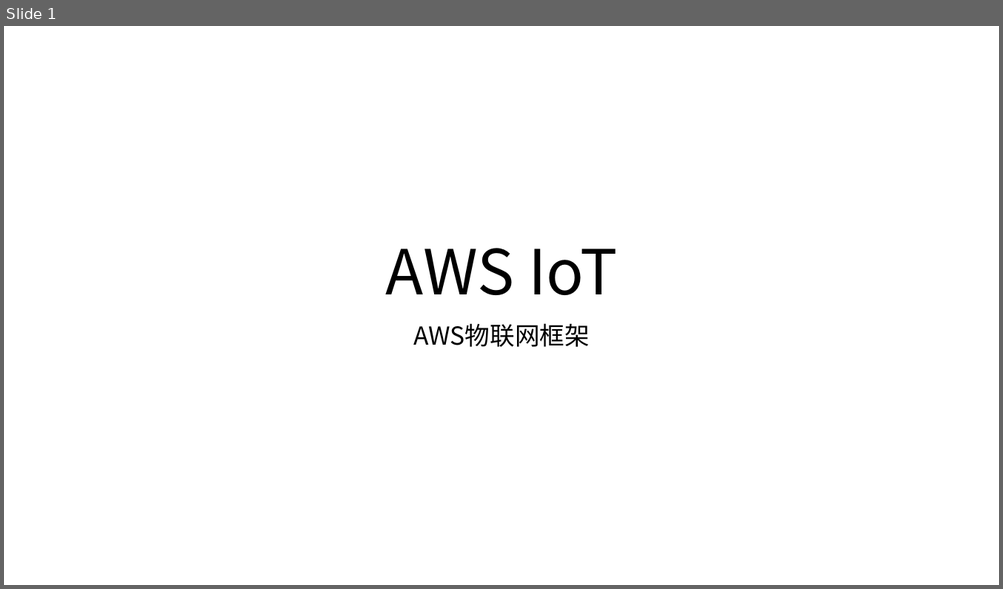
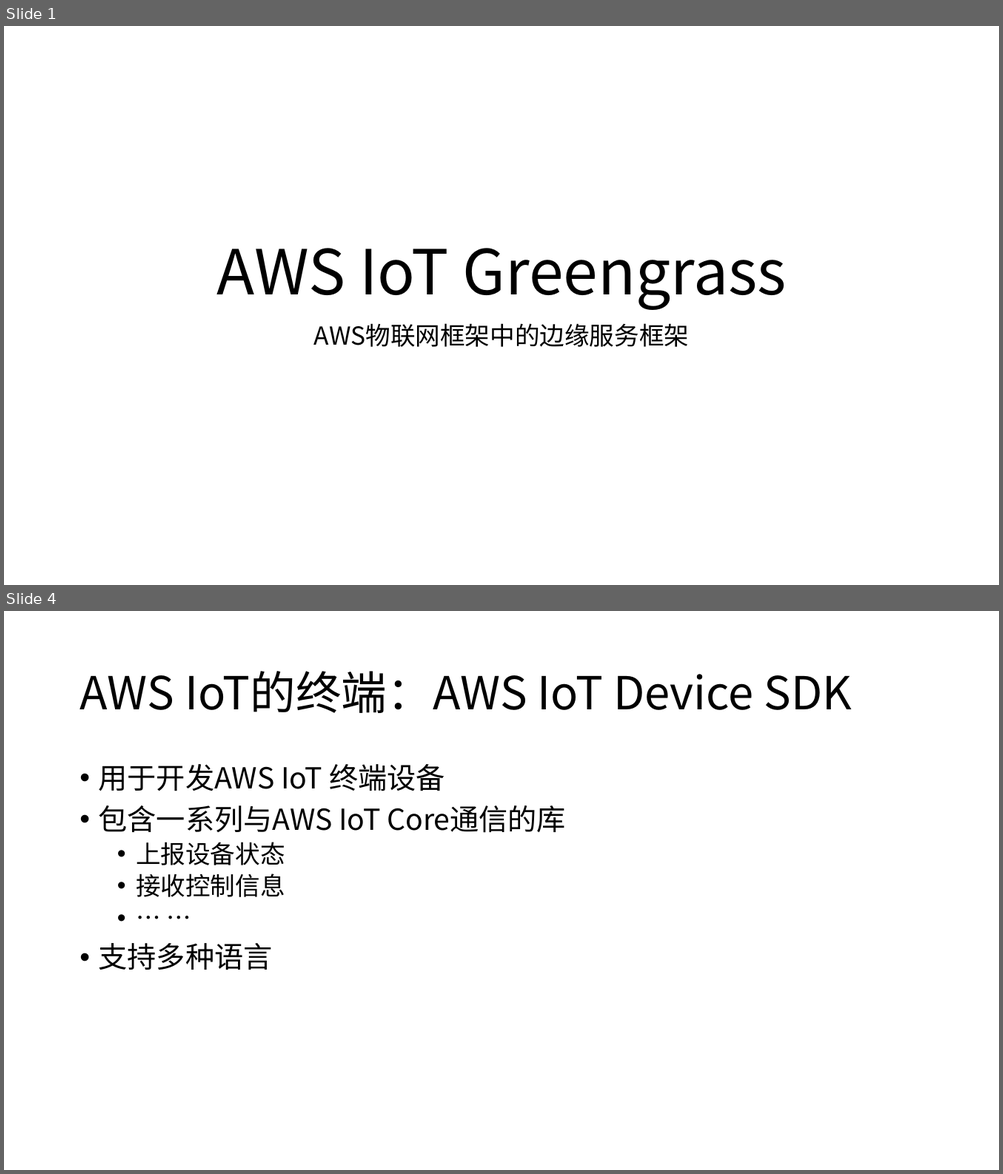
Before and after one commit to yindaheng98/Notebook, a slide deck: 学习笔记/边缘计算/AWSIoT.pptx. Shown one above the other, each under a label of ours: slide 1 before the commit, slides 1 and 4 after it; the slides between them are not shown. The pictures are 1003x589 and 1003x1174 pixels, drawn with LibreOffice and Linux fonts; fonts in the diff are those of the drawing. Boxes give left, top, right and bottom in pixels: in the first picture for what was removed or moved away, otherwise in the second. Text is boxed around its words. In the diff, an @@ line names an element or a change of style, - is before the commit and + after.

```diff
--- a/学习笔记/边缘计算/AWSIoT.pptx
+++ b/学习笔记/边缘计算/AWSIoT.pptx
@@ slide 4 added at box(4, 611, 999, 1170), background #FFFFFF @@
@@ title added at box(79, 671, 852, 713), 44 pt, text #000000 @@
+AWS IoT的终端：AWS IoT Device SDK
@@ text added at box(99, 764, 566, 970), 28 pt, text #000000 @@
+• 用于开发AWS IoT 终端设备
+• 包含一系列与AWS IoT Core通信的库
+  • 上报设备状态
+  • 接收控制信息
+  • … …
+• 支持多种语言
@@ slide 1 changed as well @@
@@ title at box(216, 248, 786, 310): text changed @@
-AWS IoT
+AWS IoT Greengrass
@@ subtitle at box(314, 323, 689, 347): text changed @@
-AWS物联网框架
+AWS物联网框架中的边缘服务框架
```
Also in this commit, not shown: 6 other slides added, 2 slides removed.
